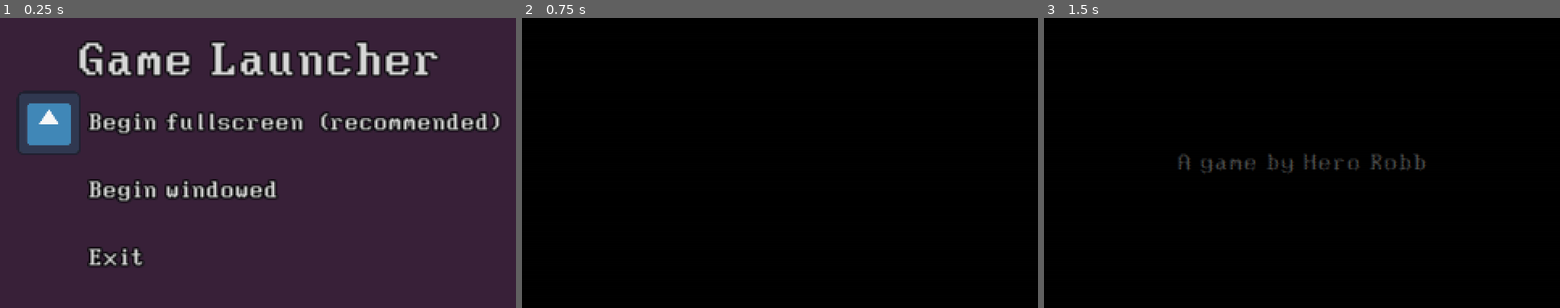
Above: before the commit, frames 1-3 (left to right).
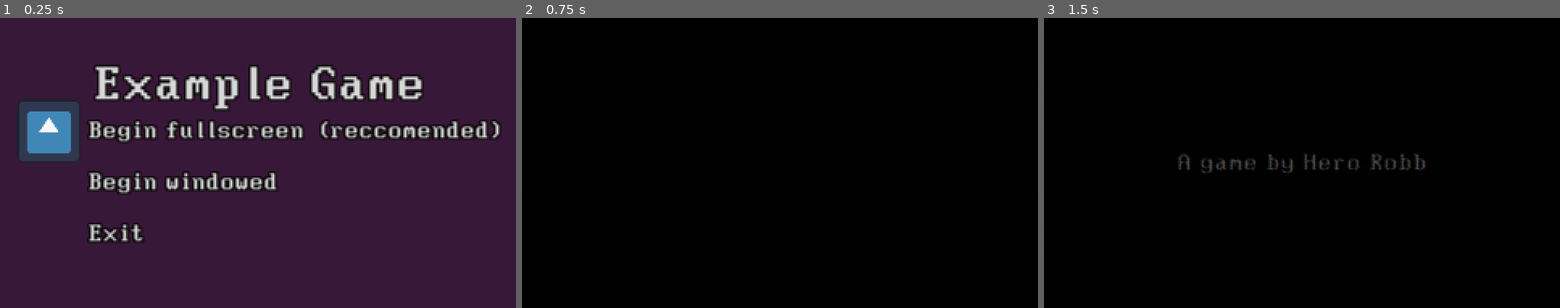
Above: after the commit, the same moments.

Repository: HeroRobb/godot-psx-starter-project
Game: Godot game, scene res://management/game_manager.tscn
Two runs of this game, one before a commit and one after it. Both use one fixed random seed, a clock stepped at 60 frames per second and the inputs below. The engine's default icon, where the game draws it, is replaced by a stand-in: a white triangle on a blue panel in a dark square.
Inputs (mouse positions are in pixels of both pictures, inside the frame that each line leads up to):
- Up to frame 1 (0.25 s): no input
- Up to frame 2 (0.75 s): tap Enter (ui_accept) at 0.5 s; move the mouse to (780, 122) at 0.52 s; hold Right (ui_right) from 0.53 s (still down); hold E (interact) from 0.53 s (still down); click (780, 122) at 0.67 s
- Up to frame 3 (1.5 s): tap Enter (ui_accept) at 0.77, 1.25 s; move the mouse to (1198, 177) at 1.27 s; release Right (ui_right) at 1.28 s; release E (interact) at 1.28 s; hold Down (ui_down) from 1.28 s (still down); tap 0 at 1.35 s

The runs differ from the first frame. In frame 1, 16% of the frame differs, in the area x 3-97%, y 7-86%; in frame 2, nothing differs; in frame 3, nothing differs.

Commit message:
documentation and editor functionality to launcher

Diff:
--- a/levels/area_container.gd
+++ b/levels/area_container.gd
@@ -1,5 +1,11 @@
 class_name AreaContainer
 extends Node3D
+
+## A container for areas in levels.
+##
+## Put Area3D's as children of SafetyNetContainer and they will call
+## teleport_player_to_safety() in PlayerContainer. I use this for places a
+## player could fall into infinity.
 
 
 @onready var _safety_net_container := $SafetyNetContainer
--- /dev/null
+++ b/levels/example_1/geometry_example_1.gd
@@ -0,0 +1,5 @@
+extends Node3D
+
+
+func _ready() -> void:
+	$Ceiling.show()
--- a/levels/example_1/geometry_example_1.tscn
+++ b/levels/example_1/geometry_example_1.tscn
@@ -1,4 +1,6 @@
-[gd_scene load_steps=8 format=3 uid="uid://crpw0poxlnv6y"]
+[gd_scene load_steps=9 format=3 uid="uid://crpw0poxlnv6y"]
+
+[ext_resource type="Script" path="res://levels/example_1/geometry_example_1.gd" id="1_oepw3"]
 
 [sub_resource type="Shader" id="Shader_fam0t"]
 code = "//*** *** *** *** *** *** *** *** *** *** *** ***//
@@ -172,6 +174,7 @@
 }
 
 [node name="GeometryExample1" type="Node3D"]
+script = ExtResource("1_oepw3")
 
 [node name="Floor" type="CSGMesh3D" parent="."]
 transform = Transform3D(1, 0, 0, 0, 1, 0, 0, 0, 1, 0, -0.501096, 0)
--- a/levels/example_launcher.gd
+++ b/levels/example_1/launcher_example.gd
@@ -1,9 +1,10 @@
+@tool
 extends Launcher
 
 
-func handle_first_option() -> void:
+func handle_first_selection() -> void:
 	SignalManager.set_window_mode.emit(Global.WINDOW_MODES.FULLSCREEN)
 
 
-func handle_second_option() -> void:
+func handle_second_selection() -> void:
 	SignalManager.set_window_mode.emit(Global.WINDOW_MODES.FULLSCREEN)
--- /dev/null
+++ b/levels/example_1/launcher_example.tscn
@@ -0,0 +1,20 @@
+[gd_scene load_steps=4 format=3 uid="uid://7335usmfdl0j"]
+
+[ext_resource type="PackedScene" uid="uid://dud7cgk12ctah" path="res://levels/launcher.tscn" id="1_dfn2o"]
+[ext_resource type="Script" path="res://levels/example_1/launcher_example.gd" id="2_eefnp"]
+[ext_resource type="Script" path="res://levels/example_1/tool_color_rect.gd" id="3_4axhb"]
+
+[node name="LauncherExample" instance=ExtResource("1_dfn2o")]
+script = ExtResource("2_eefnp")
+background_color = Color(0.239216, 0.101961, 0.219608, 1)
+
+[node name="BackgroundColorRect" parent="." index="0"]
+color = Color(0.239216, 0.101961, 0.219608, 1)
+script = ExtResource("3_4axhb")
+
+[node name="MenuSelectionContainer" parent="CenterContainer" index="0"]
+title = "Example Game"
+
+[node name="Label" type="Label" parent="CenterContainer/MenuSelectionContainer/FirstSelection" index="2"]
+layout_mode = 2
+text = " (reccomended)"
--- a/levels/main_menu.gd
+++ b/levels/example_1/main_menu_example.gd
@@ -46,8 +46,8 @@
 	_switch_menu(MENUS.BASE)
 
 
-func _on_base_option_confirmed(option_name: String) -> void:
-	match option_name:
+func _on_base_option_confirmed(selection_name: String) -> void:
+	match selection_name:
 		BASE_START_SELECTION:
 			SignalManager.change_scene_needed.emit(starting_level_id)
 		BASE_QUIT_SELECTION:
--- /dev/null
+++ b/levels/example_1/main_menu_example.tscn
@@ -0,0 +1,65 @@
+[gd_scene load_steps=5 format=3 uid="uid://dfme0wlcpxfa1"]
+
+[ext_resource type="Script" path="res://levels/example_1/main_menu_example.gd" id="1_ms4k7"]
+[ext_resource type="Texture2D" uid="uid://susf0ur67j3h" path="res://materials/textures/warning_background.png" id="2_wujuc"]
+[ext_resource type="PackedScene" uid="uid://ckw4dv0xxi1wh" path="res://ui/menu_selection_container.tscn" id="3_do6o3"]
+[ext_resource type="PackedScene" uid="uid://d32vr0askpuce" path="res://ui/menu_selection.tscn" id="4_axy38"]
+
+[node name="MainMenu" type="Control"]
+layout_mode = 3
+anchors_preset = 15
+anchor_right = 1.0
+anchor_bottom = 1.0
+grow_horizontal = 2
+grow_vertical = 2
+script = ExtResource("1_ms4k7")
+
+[node name="TextureRect" type="TextureRect" parent="."]
+modulate = Color(0.427451, 0.427451, 0.427451, 1)
+layout_mode = 1
+anchors_preset = 15
+anchor_right = 1.0
+anchor_bottom = 1.0
+grow_horizontal = 2
+grow_vertical = 2
+texture = ExtResource("2_wujuc")
+
+[node name="Menus" type="Control" parent="."]
+layout_mode = 1
+anchors_preset = 15
+anchor_right = 1.0
+anchor_bottom = 1.0
+grow_horizontal = 2
+grow_vertical = 2
+
+[node name="MarginContainer" type="MarginContainer" parent="Menus"]
+layout_mode = 1
+anchors_preset = 15
+anchor_right = 1.0
+anchor_bottom = 1.0
+grow_horizontal = 2
+grow_vertical = 2
+theme_override_constants/margin_left = 16
+theme_override_constants/margin_top = 32
+theme_override_constants/margin_right = 16
+theme_override_constants/margin_bottom = 16
+
+[node name="BaseMenuSelectionContainer" parent="Menus/MarginContainer" instance=ExtResource("3_do6o3")]
+layout_mode = 2
+title = "Base"
+title_font_size = 32
+
+[node name="MenuSelection" parent="Menus/MarginContainer/BaseMenuSelectionContainer" instance=ExtResource("4_axy38")]
+layout_mode = 2
+selection_name = "Start"
+
+[node name="MenuSelection2" parent="Menus/MarginContainer/BaseMenuSelectionContainer" instance=ExtResource("4_axy38")]
+layout_mode = 2
+selection_name = "Options"
+
+[node name="MenuSelection3" parent="Menus/MarginContainer/BaseMenuSelectionContainer" instance=ExtResource("4_axy38")]
+layout_mode = 2
+selection_name = "Exit"
+
+[node name="MenuTimer" type="Timer" parent="."]
+one_shot = true
--- /dev/null
+++ b/levels/example_1/tool_color_rect.gd
@@ -0,0 +1,2 @@
+@tool
+extends ColorRect
--- a/levels/launcher.gd
+++ b/levels/launcher.gd
@@ -1,49 +1,87 @@
+@tool
 class_name Launcher
 extends Control
 
-## Pseudo launcher for options that you want to set before the game properly starts. It disables
-## post processing shaders and
-@export var color: Color = Color.BLACK
+## Pseudo launcher for setting options that you want to set before the game properly starts.
+##
+## You should extend this script and override the handle_first_selection and
+## handle_second_selection functions. The launcher disables post processing
+## shaders from ScreenSpaceShaderManager and GameManager until one of the
+## options is selected.
+
+
+@export var background_color: Color = Color.BLACK : set = set_background_color
 @export var menu_title = "Game Launcher" : set = set_menu_title
-@export var first_option_title = "Begin fullscreen"
-@export var second_option_title = "Begin windowed"
-@export var exit_option_title = "Exit"
-
+@export var first_selection_name = "Begin fullscreen" : set = set_first_selection_name
+@export var second_selection_name = "Begin windowed" : set = set_second_selection_name
+@export var exit_selection_name = "Exit" : set = set_exit_selection_name
 @export var next_level_id: Global.LEVELS = Global.LEVELS.INTRO
 
 @onready var _selection_container: SelectionContainer = $CenterContainer/MenuSelectionContainer
-
+@onready var _background_color_rect: ColorRect = $BackgroundColorRect
+@onready var _first_selection: MenuSelection = %FirstSelection
+@onready var _second_selection: MenuSelection = %SecondSelection
+@onready var _exit_selection: MenuSelection = %ExitSelection
 
 func _ready() -> void:
 	SignalManager.pp_all_disabled.emit()
-	_selection_container.option_confirmed.connect(_on_option_container_option_confirmed)
-#	await get_tree().process_frame
+	_selection_container.option_confirmed.connect(_on_selection_container_selection_confirmed)
 	SignalManager.set_window_mode.emit(Global.WINDOW_MODES.WINDOWED_MED)
 	_selection_container.menu_available = true
 
 
-func handle_first_option() -> void:
+func handle_first_selection() -> void:
 	pass
 
 
-func handle_second_option() -> void:
+func handle_second_selection() -> void:
 	pass
 
 
 func set_menu_title(new_menu_title: String) -> void:
 	menu_title = new_menu_title
-	_selection_container.title = new_menu_title
+
+	if _selection_container:
+		_selection_container.title = new_menu_title
 
 
-func _on_option_container_option_confirmed(option_name: String) -> void:
-	match option_name:
-		first_option_title:
-			handle_first_option()
+func set_first_selection_name(new_name: String) -> void:
+	first_selection_name = new_name
 
-		second_option_title:
-			handle_second_option()
+	if _first_selection:
+		_first_selection.selection_name = first_selection_name
 
-		exit_option_title:
+
+func set_second_selection_name(new_name: String) -> void:
+	second_selection_name = new_name
+
+	if _second_selection:
+		_second_selection.selection_name = second_selection_name
+
+
+func set_exit_selection_name(new_name: String) -> void:
+	exit_selection_name = new_name
+
+	if _exit_selection:
+		_exit_selection.selection_name = exit_selection_name
+
+
+func set_background_color(new_color: Color) -> void:
+	background_color = new_color
+
+	if _background_color_rect:
+		_background_color_rect.color = background_color
+
+
+func _on_selection_container_selection_confirmed(selection_name: String) -> void:
+	match selection_name:
+		first_selection_name:
+			handle_first_selection()
+
+		second_selection_name:
+			handle_second_selection()
+
+		exit_selection_name:
 			get_tree().quit()
 
 	SignalManager.change_scene_needed.emit(next_level_id, false, 0.05)
--- a/levels/launcher.tscn
+++ b/levels/launcher.tscn
@@ -1,6 +1,6 @@
-[gd_scene load_steps=4 format=3 uid="uid://dm65o6tpnjdek"]
+[gd_scene load_steps=4 format=3 uid="uid://dud7cgk12ctah"]
 
-[ext_resource type="Script" path="res://levels/example_launcher.gd" id="1_68dvr"]
+[ext_resource type="Script" path="res://levels/launcher.gd" id="1_8lxr4"]
 [ext_resource type="PackedScene" uid="uid://ckw4dv0xxi1wh" path="res://ui/menu_selection_container.tscn" id="2_sqnwx"]
 [ext_resource type="PackedScene" uid="uid://d32vr0askpuce" path="res://ui/menu_selection.tscn" id="3_p5070"]
 
@@ -11,9 +11,10 @@
 anchor_bottom = 1.0
 grow_horizontal = 2
 grow_vertical = 2
-script = ExtResource("1_68dvr")
+script = ExtResource("1_8lxr4")
+background_color = Color(0.227451, 0.14902, 0.243137, 1)
 
-[node name="ColorRect" type="ColorRect" parent="."]
+[node name="BackgroundColorRect" type="ColorRect" parent="."]
 layout_mode = 1
 anchors_preset = 15
 anchor_right = 1.0
@@ -32,22 +33,21 @@
 
 [node name="MenuSelectionContainer" parent="CenterContainer" instance=ExtResource("2_sqnwx")]
 layout_mode = 2
-theme_override_constants/separation = 2
+theme_override_constants/separation = -8
 title = "Game Launcher"
 title_font_size = 32
 
-[node name="MenuSelection" parent="CenterContainer/MenuSelectionContainer" instance=ExtResource("3_p5070")]
+[node name="FirstSelection" parent="CenterContainer/MenuSelectionContainer" instance=ExtResource("3_p5070")]
+unique_name_in_owner = true
 layout_mode = 2
-option_name = "Begin fullscreen"
+selection_name = "Begin fullscreen"
 
-[node name="Label" type="Label" parent="CenterContainer/MenuSelectionContainer/MenuSelection"]
+[node name="SecondSelection" parent="CenterContainer/MenuSelectionContainer" instance=ExtResource("3_p5070")]
+unique_name_in_owner = true
 layout_mode = 2
-text = " (recommended)"
+selection_name = "Begin windowed"
 
-[node name="MenuSelection2" parent="CenterContainer/MenuSelectionContainer" instance=ExtResource("3_p5070")]
+[node name="ExitSelection" parent="CenterContainer/MenuSelectionContainer" instance=ExtResource("3_p5070")]
+unique_name_in_owner = true
 layout_mode = 2
-option_name = "Begin windowed"
-
-[node name="MenuSelection3" parent="CenterContainer/MenuSelectionContainer" instance=ExtResource("3_p5070")]
-layout_mode = 2
-option_name = "Exit"
+selection_name = "Exit"
--- a/levels/main_menu.tscn
+++ /dev/null
@@ -1,65 +0,0 @@
-[gd_scene load_steps=5 format=3]
-
-[ext_resource type="Script" path="res://levels/main_menu.gd" id="1_4je0t"]
-[ext_resource type="Texture2D" uid="uid://susf0ur67j3h" path="res://materials/textures/warning_background.png" id="2_68rtq"]
-[ext_resource type="PackedScene" uid="uid://ckw4dv0xxi1wh" path="res://ui/menu_selection_container.tscn" id="2_mggqu"]
-[ext_resource type="PackedScene" uid="uid://d32vr0askpuce" path="res://ui/menu_selection.tscn" id="3_kmxv2"]
-
-[node name="MainMenu" type="Control"]
-layout_mode = 3
-anchors_preset = 15
-anchor_right = 1.0
-anchor_bottom = 1.0
-grow_horizontal = 2
-grow_vertical = 2
-script = ExtResource("1_4je0t")
-
-[node name="TextureRect" type="TextureRect" parent="."]
-modulate = Color(0.427451, 0.427451, 0.427451, 1)
-layout_mode = 1
-anchors_preset = 15
-anchor_right = 1.0
-anchor_bottom = 1.0
-grow_horizontal = 2
-grow_vertical = 2
-texture = ExtResource("2_68rtq")
-
-[node name="Menus" type="Control" parent="."]
-layout_mode = 1
-anchors_preset = 15
-anchor_right = 1.0
-anchor_bottom = 1.0
-grow_horizontal = 2
-grow_vertical = 2
-
-[node name="MarginContainer" type="MarginContainer" parent="Menus"]
-layout_mode = 1
-anchors_preset = 15
-anchor_right = 1.0
-anchor_bottom = 1.0
-grow_horizontal = 2
-grow_vertical = 2
-theme_override_constants/margin_left = 16
-theme_override_constants/margin_top = 32
-theme_override_constants/margin_right = 16
-theme_override_constants/margin_bottom = 16
-
-[node name="BaseMenuSelectionContainer" parent="Menus/MarginContainer" instance=ExtResource("2_mggqu")]
-layout_mode = 2
-title = "Base"
-title_font_size = 32
-
-[node name="MenuSelection" parent="Menus/MarginContainer/BaseMenuSelectionContainer" instance=ExtResource("3_kmxv2")]
-layout_mode = 2
-option_name = "Start"
-
-[node name="MenuSelection2" parent="Menus/MarginContainer/BaseMenuSelectionContainer" instance=ExtResource("3_kmxv2")]
-layout_mode = 2
-option_name = "Options"
-
-[node name="MenuSelection3" parent="Menus/MarginContainer/BaseMenuSelectionContainer" instance=ExtResource("3_kmxv2")]
-layout_mode = 2
-option_name = "Exit"
-
-[node name="MenuTimer" type="Timer" parent="."]
-one_shot = true
--- a/management/camera_manager.gd
+++ b/management/camera_manager.gd
@@ -1,5 +1,13 @@
 class_name CameraManager
 extends Node
+
+## A node for easy camera cuts and smooth camera transitions
+##
+## Add cameras in the various places you would need them in a level and use
+## the functions switch_to_camera to do a hard cut and transition_to to do a
+## smooth transition. The signal camera_transition_finished in the SignalManager
+## is emitted when a transition_to tween is finished. Don't forget to
+## switch_to_camera or transition_to back to the original camera if you need to.
 
 
 var _transitioning: bool = false
--- a/management/debug_menu.gd
+++ b/management/debug_menu.gd
@@ -1,4 +1,16 @@
 extends CanvasLayer
+
+## A debug menu able to have functionality to any node in the scene tree
+##
+## This is intended to be used as an autoload singleton. In each node that
+## you want to have debug options, first create functions for those options in
+## that node, then use the function add_category to add a debug category, then
+## use add_option to add debug functions. The debug options are essentially
+## function calls, so they can do pretty much anything you want, change scenes,
+## sound tests, invincibility, give items, whatever.
+## F4 is the default key to open the debug menu. It will only work if the game
+## is run in the editor or if you set "debug" to true in ResourceManager by
+## calling ResourceManager.add_global_data("debug", true).
 
 
 const _MENU_BOOKEND = "========================================"
@@ -7,6 +19,10 @@
 const _TOGGLE_DEBUG_MENU_ACTION = "toggle_debug_menu"
 const _DEBUG_OPTION_ACTION = "debug_option"
 const _DEBUG_OPEN_FOLDER_ACTION = "debug_open_folder"
+
+## This is the amount of lines that can comfortably fit in one page of the
+## debug menu. You may want to change this depending on the font size and
+## resolution you use for your game.
 const DEBUG_LIMIT = 6
 
 var is_open := false
--- a/management/debug_options_list.gd
+++ b/management/debug_options_list.gd
@@ -1,5 +1,10 @@
 class_name DebugOptionsList
 extends Resource
+
+## Data structure for DebugMenu that contains DebugCategories and DebugOptions
+##
+## DebugMenu should handle all of this so I wouldn't dig too much into it unless
+## you need to do something not available with normal functionality.
 
 
 signal debug_category_selected(category: DebugCategory)
--- a/management/game_manager.tscn
+++ b/management/game_manager.tscn
@@ -1,8 +1,8 @@
 [gd_scene load_steps=7 format=3 uid="uid://dvylscedliepc"]
 
 [ext_resource type="Script" path="res://management/game_manager.gd" id="1_wk2hf"]
-[ext_resource type="PackedScene" uid="uid://dm65o6tpnjdek" path="res://levels/launcher.tscn" id="2_pee2q"]
 [ext_resource type="Shader" path="res://shaders/psx_dither.gdshader" id="2_qt5ng"]
+[ext_resource type="PackedScene" uid="uid://7335usmfdl0j" path="res://levels/example_1/launcher_example.tscn" id="3_qtdgq"]
 [ext_resource type="PackedScene" uid="uid://1ogrcx2r81q6" path="res://management/fade_rect.tscn" id="4_4jt33"]
 [ext_resource type="PackedScene" uid="uid://c8mx7gh16hp2h" path="res://management/screen_space_shader_manager.tscn" id="5_kwkbv"]
 
@@ -41,7 +41,8 @@
 [node name="LevelContainer" type="Node" parent="PPDitherContainer/SubViewport"]
 unique_name_in_owner = true
 
-[node name="Launcher" parent="PPDitherContainer/SubViewport/LevelContainer" instance=ExtResource("2_pee2q")]
+[node name="LauncherExample" parent="PPDitherContainer/SubViewport/LevelContainer" instance=ExtResource("3_qtdgq")]
+background_color = Color(0, 0, 0, 1)
 
 [node name="FadeRect" parent="PPDitherContainer/SubViewport" instance=ExtResource("4_4jt33")]
 unique_name_in_owner = true
--- a/management/resource_manager.tscn
+++ b/management/resource_manager.tscn
@@ -39,7 +39,7 @@
 [sub_resource type="Resource" id="Resource_xouiv"]
 script = ExtResource("3_h3uyb")
 level_id = 0
-data_path = "res://levels/main_menu.tscn"
+data_path = "res://levels/example_1/main_menu_example.tscn"
 
 [sub_resource type="Resource" id="Resource_fj2x7"]
 script = ExtResource("3_h3uyb")
--- a/ui/menu_selection.gd
+++ b/ui/menu_selection.gd
@@ -6,7 +6,7 @@
 signal moused_over(options_index)
 signal slider_value_changed(new_value, id)
 
-@export var option_name: String = "" : set = set_option_name
+@export var selection_name: String = "" : set = set_selection_name
 @export var horizontal_input: bool = false
 @export var slider_sound_id: Global.SFX = Global.SFX.BLIP
 
@@ -21,7 +21,7 @@
 
 func _ready() -> void:
 	mouse_entered.connect(_on_mouse_entered)
-	set_option_name(option_name)
+	set_selection_name(selection_name)
 
 	for child in get_children():
 		if child.has_method("set_parent"):
@@ -58,10 +58,10 @@
 	_slider.value += _slider.step
 
 
-func set_option_name(new_name: String) -> void:
-	option_name = new_name
+func set_selection_name(new_name: String) -> void:
+	selection_name = new_name
 	if _label:
-		_label.text = option_name
+		_label.text = selection_name
 
 
 func set_selected(new_selected: bool) -> void:
@@ -79,4 +79,4 @@
 
 
 func _on_slider_value_changed(new_value: float) -> void:
-	slider_value_changed.emit(new_value, option_name)
+	slider_value_changed.emit(new_value, selection_name)
--- a/ui/menu_selection_container.gd
+++ b/ui/menu_selection_container.gd
@@ -139,7 +139,7 @@
 func _confirm_option(option) -> void:
 	menu_available = false
 	SoundManager.play_sfx(ui_confirm_sound_id)
-	option_confirmed.emit(option.option_name)
+	option_confirmed.emit(option.selection_name)
 
 
 func _select(option_index: int, loud: bool = true) -> void:
